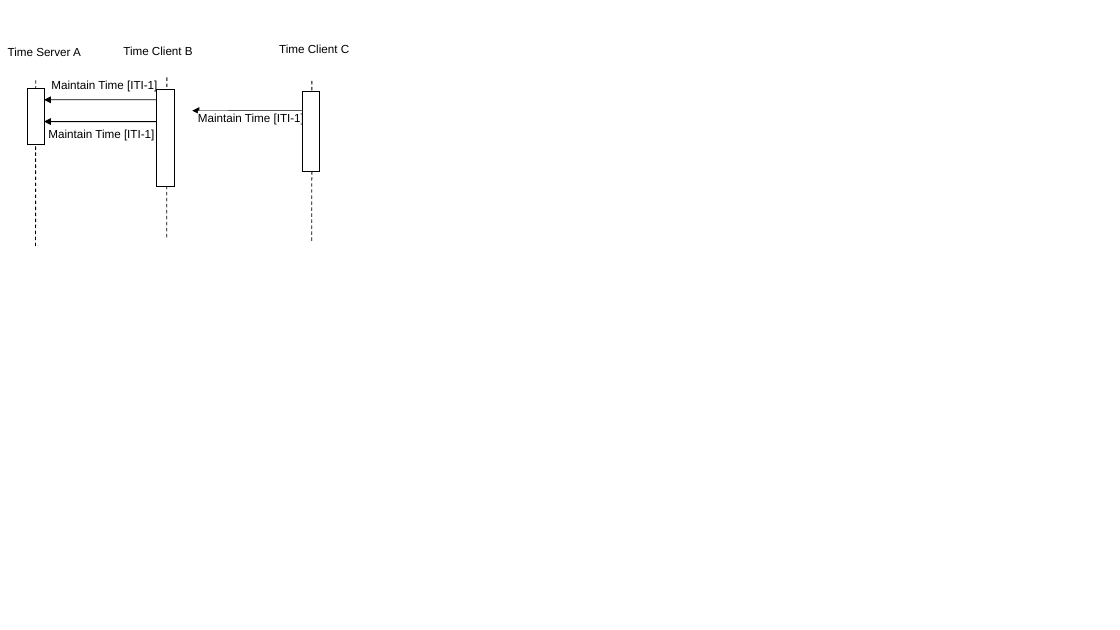
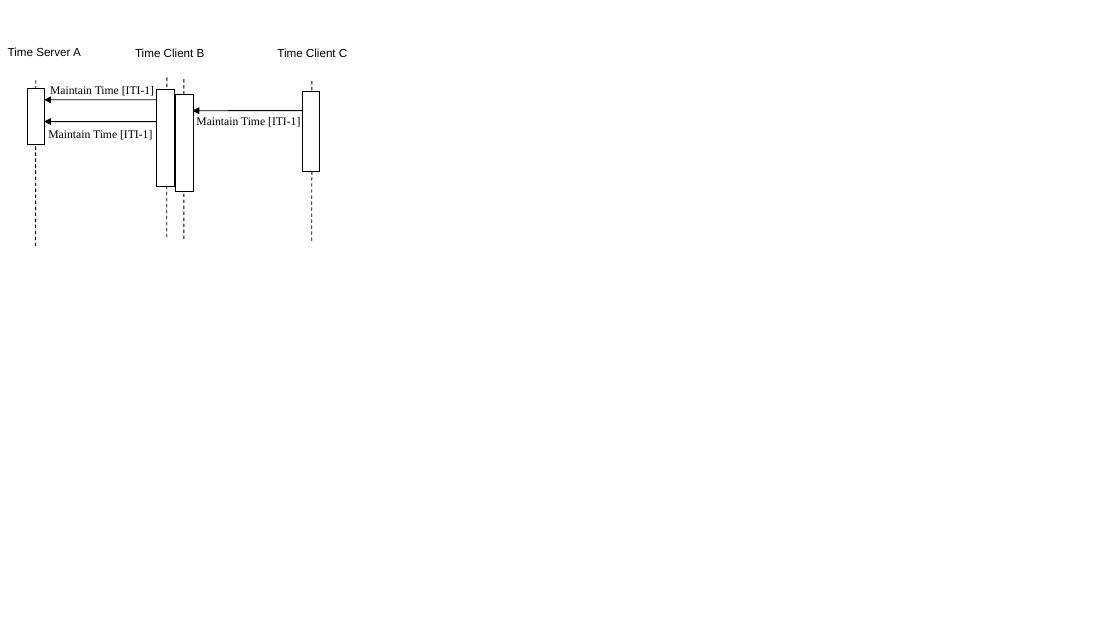
Before and after one commit to IHE/publications, a slide deck: slide 1 of ITI/TF/Volume1/media/Figure_7.3-1.pptx. Drawn at 1120x630 pixels with LibreOffice and Linux fonts; fonts in the diff are those of the drawing. Boxes give left, top, right and bottom in pixels: in the first picture for what was removed or moved away, otherwise in the second. Text is boxed around its words. In the diff, an @@ line names an element or a change of style, - is before the commit and + after.

```diff
--- a/ITI/TF/Volume1/media/Figure_7.3-1.pptx
+++ b/ITI/TF/Volume1/media/Figure_7.3-1.pptx
@@ text "Time Client B": place and size @@
-text "Time Client B" at (123,46,193,55)
+text "Time Client B" at (135,48,205,57)
@@ text "Time Client C": place and size @@
-text "Time Client C" at (279,44,349,53)
+text "Time Client C" at (277,48,347,57)
@@ line added from (184, 239) to (184, 79), #000000 0.75 pt dashed @@
@@ rectangle added at (176,94,193,191), fill #FFFFFF, outline #000000 0.75 pt @@
@@ font Arial to Times New Roman in 3 elements at (48,130,152,140), (50,86,154,98), (196,117,300,127) @@
```
Also in this commit, not shown: 1 other file.
